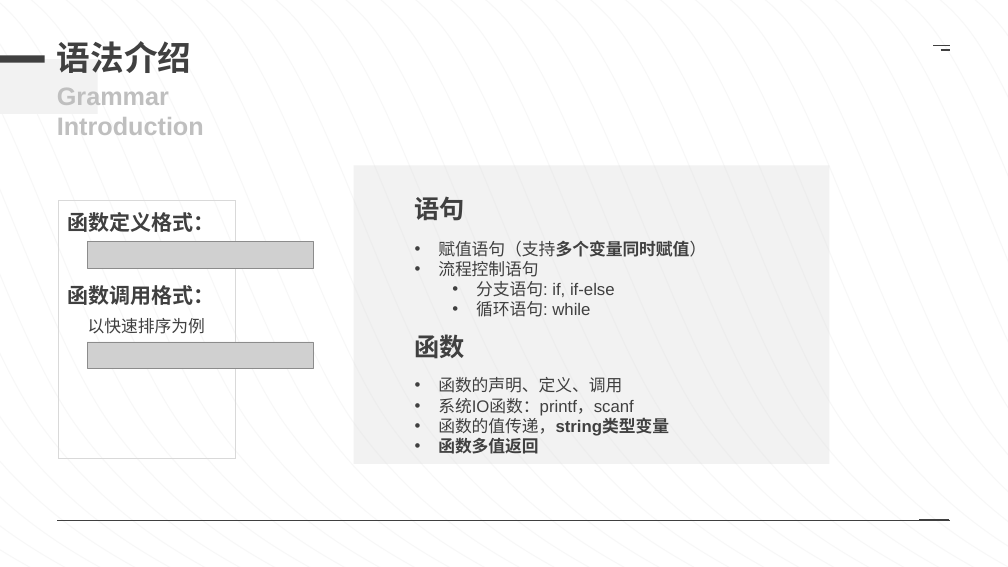
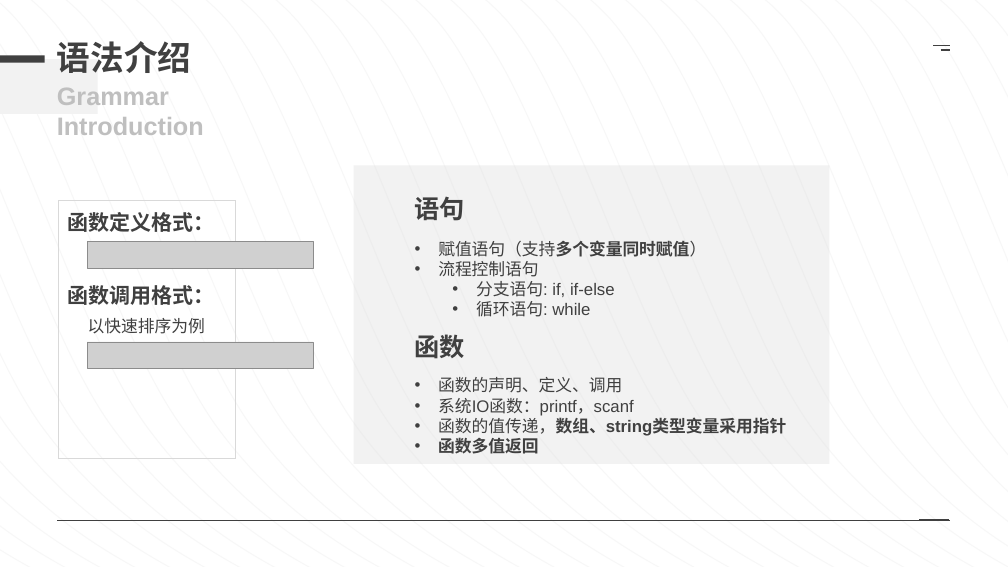
Before and after one commit to RupertPaoZ/CsGo, a slide deck: slide 5 of doc/slides.pptx. Drawn at 1008x567 pixels with LibreOffice and Linux fonts; fonts in the diff are those of the drawing; grey boxes stand for pictures. Boxes give left, top, right and bottom in pixels: in the first picture for what was removed or moved away, otherwise in the second. Text is boxed around its words. In the diff, an @@ line names an element or a change of style, - is before the commit and + after.

```diff
--- a/doc/slides.pptx
+++ b/doc/slides.pptx
@@ text at box(438, 415, 786, 436): text changed @@
-• 函数的值传递，string类型变量
+• 函数的值传递，数组、string类型变量采用指针
```
Also in this commit, not shown: 3 other files.
